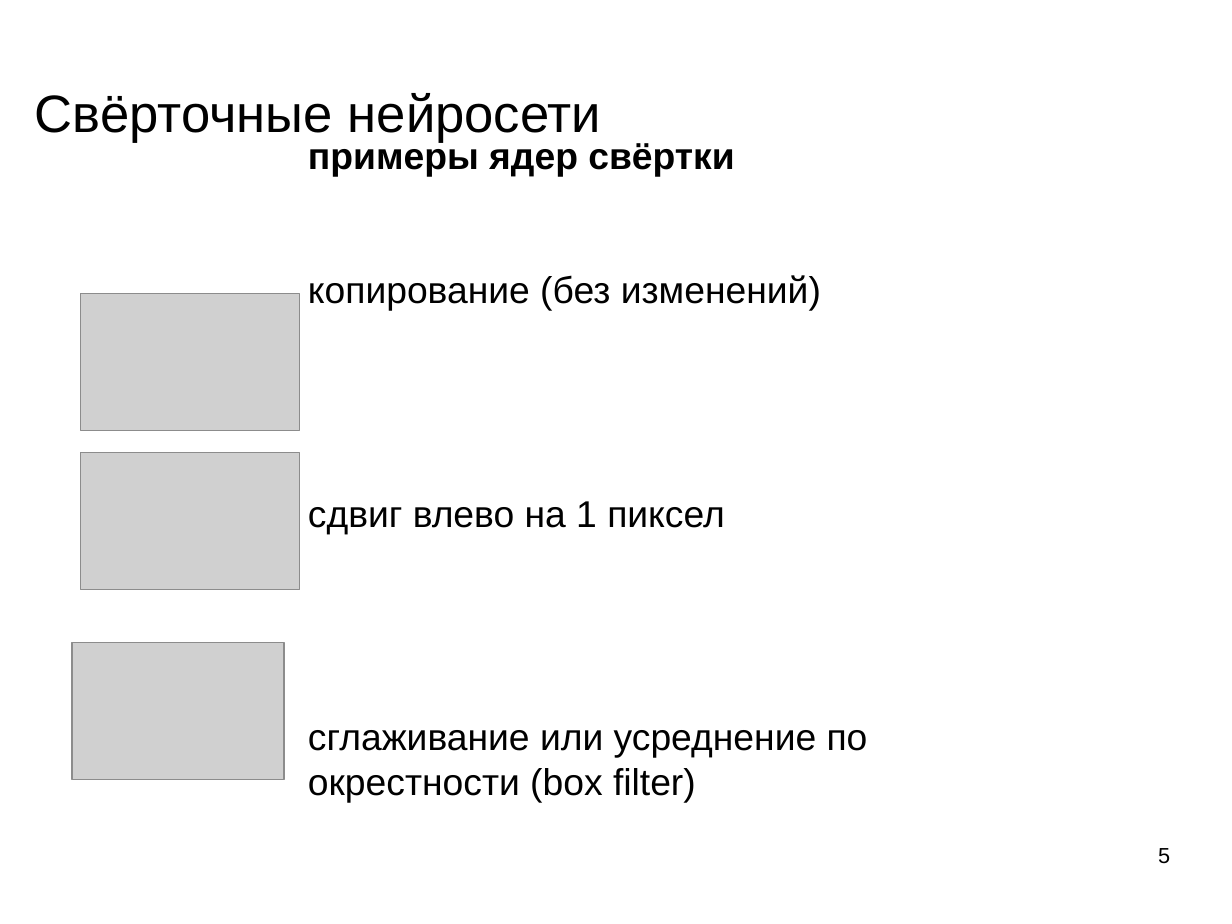
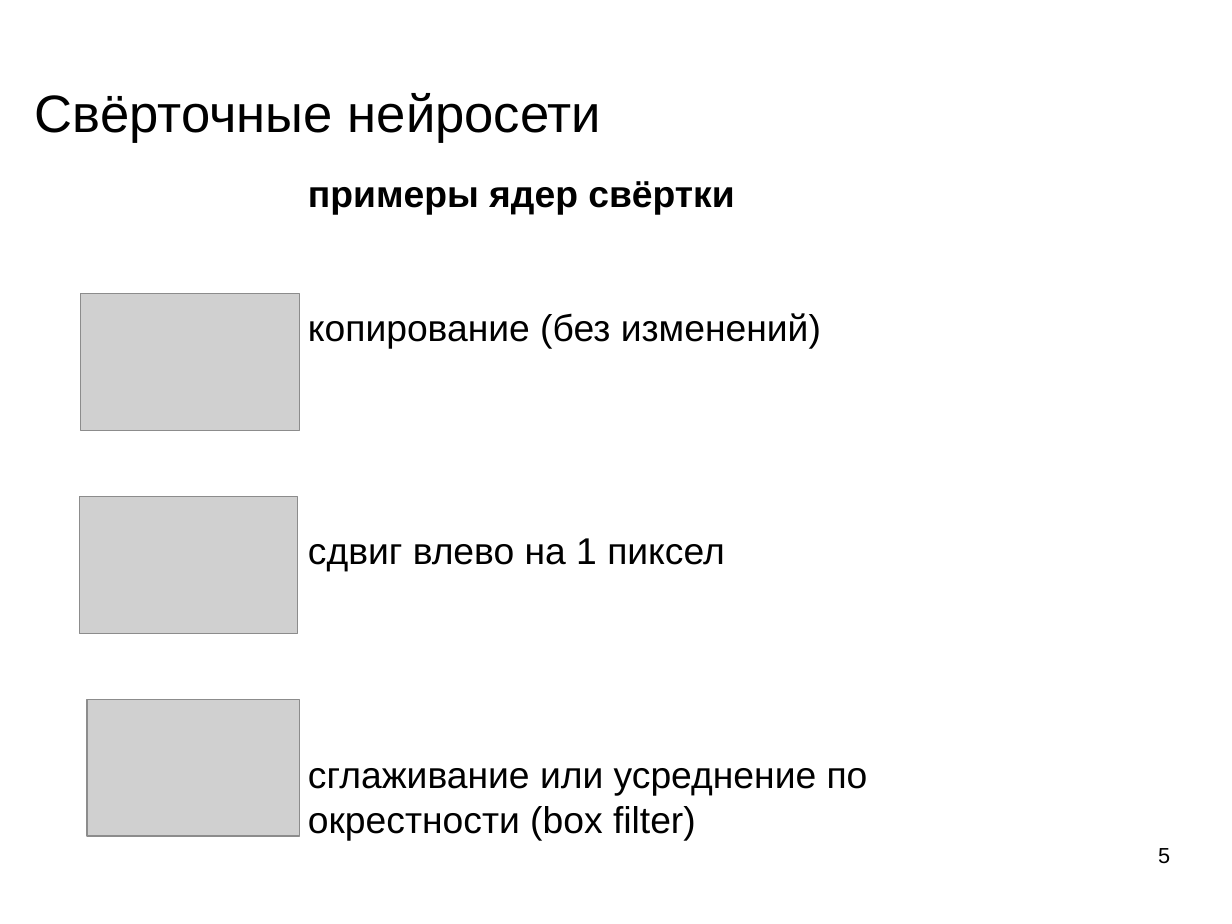
Before and after one commit to mechanoid5/ml_lectorium_legacy, a slide deck: slide 5 of 24-convnet.odp. Drawn at 1232x924 pixels with LibreOffice and Linux fonts; fonts in the diff are those of the drawing; grey boxes stand for pictures; background and template pictures are left out. Boxes give left, top, right and bottom in pixels: in the first picture for what was removed or moved away, otherwise in the second. Text is boxed around its words. In the diff, an @@ line names an element or a change of style, - is before the commit and + after.

```diff
--- a/24-convnet.odp
+++ b/24-convnet.odp
@@ subtitle "примеры ядер свёртки" rewrapped from (x1=308, y1=140, x2=868, y2=803) to (x1=308, y1=181, x2=868, y2=840) @@
@@ picture moved from (x1=80, y1=453, x2=298, y2=589) to (x1=79, y1=496, x2=297, y2=633) @@
@@ picture moved from (x1=72, y1=643, x2=284, y2=779) to (x1=87, y1=700, x2=300, y2=836) @@
```
Also in this commit, not shown: 1 other slide changed, 1 other file.
